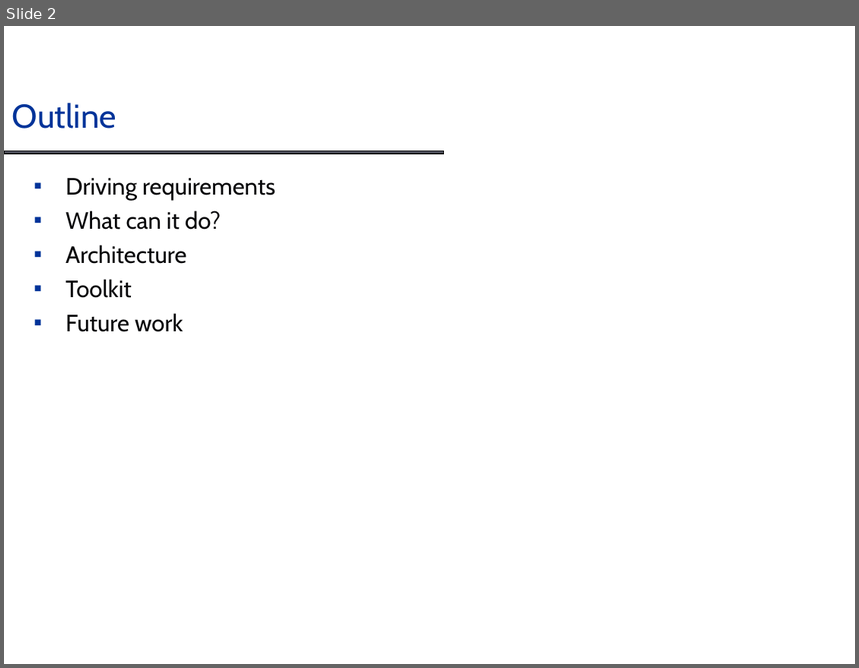
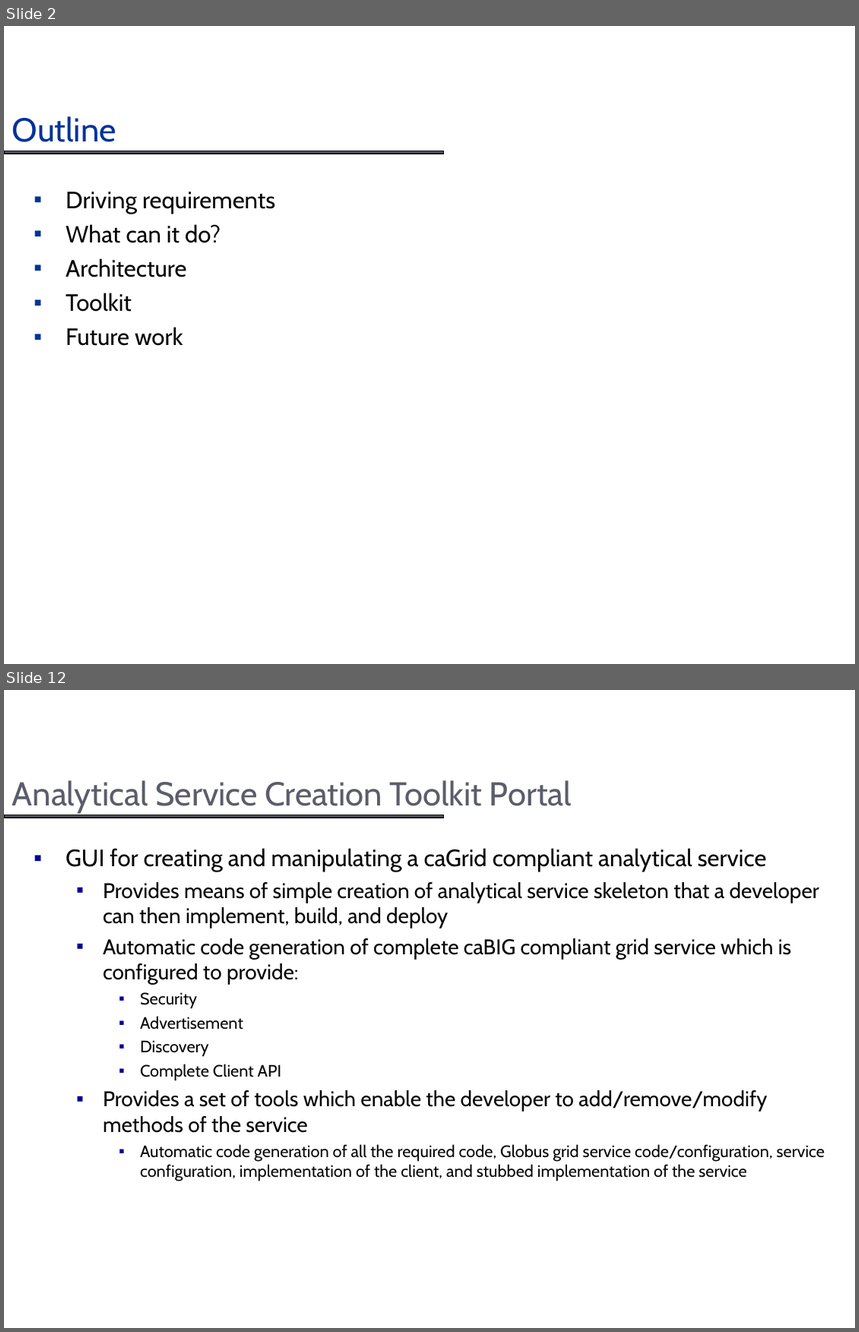
Before and after one commit to NCIP/cagrid-docs, a slide deck: presentations/introduce/Introduce_DIALOGUE2.ppt. Shown one above the other, each under a label of ours: slide 2 before the commit, slides 2 and 12 after it; the slides between them are not shown. The pictures are 859x668 and 859x1332 pixels, drawn with LibreOffice and Linux fonts; fonts in the diff are those of the drawing; background and template pictures are left out. Boxes give left, top, right and bottom in pixels: in the first picture for what was removed or moved away, otherwise in the second. Text is boxed around its words. In the diff, an @@ line names an element or a change of style, - is before the commit and + after.

```diff
--- a/presentations/introduce/Introduce_DIALOGUE2.ppt
+++ b/presentations/introduce/Introduce_DIALOGUE2.ppt
@@ slide 12 added at bbox=[4, 690, 855, 1328], background #FFFFFF; not listed: 1 template element that a slide beside it also shows @@
@@ title added at bbox=[12, 780, 572, 814], 28 pt, text #5B5D6B @@
+Analytical Service Creation Toolkit Portal
@@ text added at bbox=[66, 848, 825, 1181], 18 pt, text #070709 @@
+▪ GUI for creating and manipulating a caGrid compliant analytical service
+  ▪ Provides means of simple creation of analytical service skeleton that a developer can then implement, build, and deploy
+  ▪ Automatic code generation of complete caBIG compliant grid service which is configured to provide:
+    ▪ Security
+    ▪ Advertisement
+    ▪ Discovery
+    ▪ Complete Client API
+  ▪ Provides a set of tools which enable the developer to add/remove/modify methods of the service
+    ▪ Automatic code generation of all the required code, Globus grid service code/configuration, service configuration, implementation of the client, and stubbed implementation of the service
@@ slide 2 changed as well @@
@@ title "Outline": place and size @@
-title "Outline" at bbox=[12, 103, 116, 129]
+title "Outline" at bbox=[12, 116, 116, 142]
@@ text "Driving requirements": place and size @@
-text "Driving requirements" at bbox=[66, 178, 275, 332]
+text "Driving requirements" at bbox=[66, 192, 275, 346]
```
Also in this commit, not shown: 1 other slide changed, 34 other slides added.
